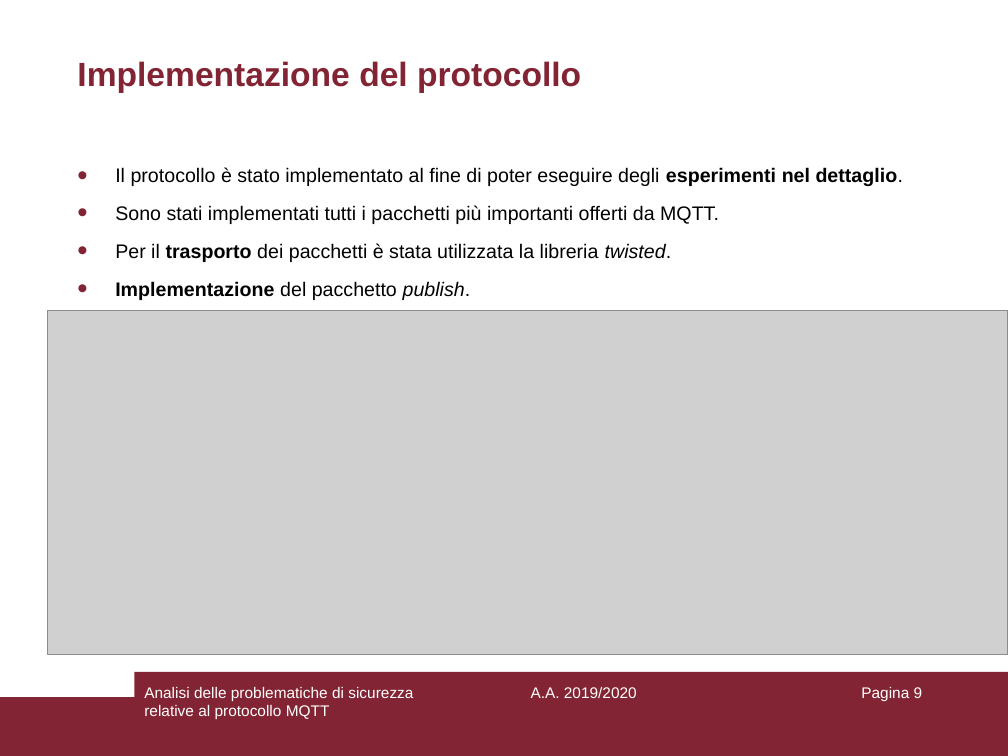
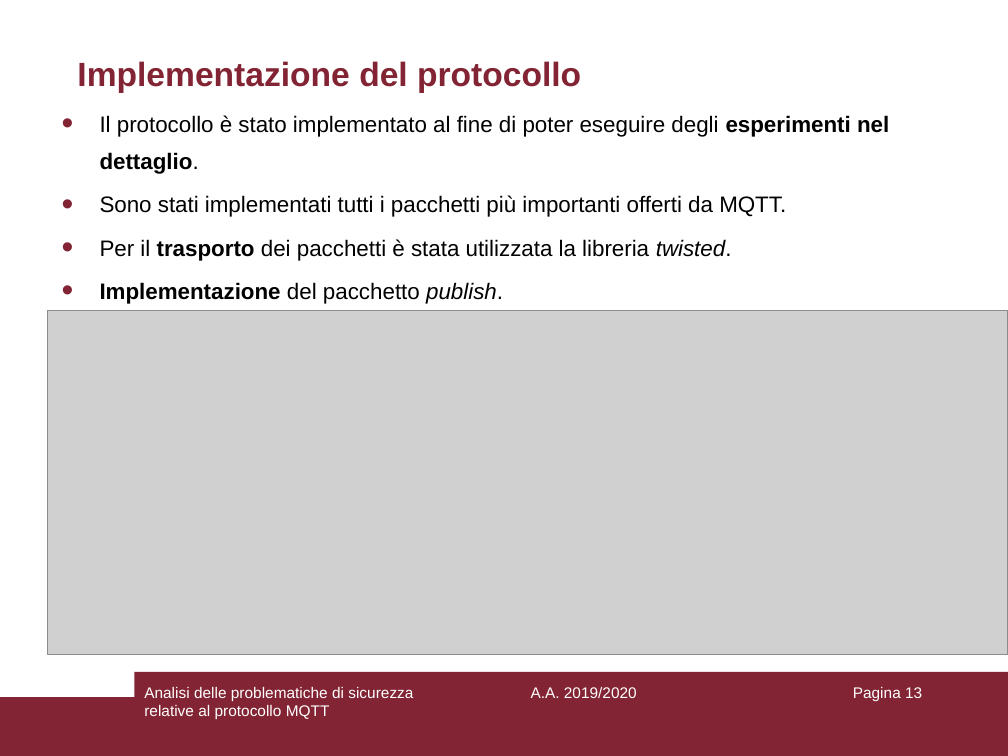
Before and after one commit to aedoardo/bachelor-degree-thesis, a slide deck: slide 13 of slides/Presentazione.ppt (slide 9 before the commit). Drawn at 1008x756 pixels with LibreOffice and Linux fonts; fonts in the diff are those of the drawing; grey boxes stand for pictures. Boxes give left, top, right and bottom in pixels: in the first picture for what was removed or moved away, otherwise in the second. Text is boxed around its words. In the diff, an @@ line names an element or a change of style, - is before the commit and + after.

```diff
--- a/slides/Presentazione.ppt
+++ b/slides/Presentazione.ppt
@@ text "Il protocollo è stato implementato ...": place and size @@
-text "Il protocollo è stato implementato ..." at bbox=[115, 167, 903, 300]
+text "Il protocollo è stato implementato ..." at bbox=[100, 115, 889, 304]
@@ text "Il protocollo è stato implementato ..." at bbox=[100, 115, 889, 304]: size 14 to 16 pt @@
@@ page number at bbox=[853, 687, 922, 701]: text changed @@
-Pagina 9
+Pagina 13
```
Also in this commit, not shown: 12 other slides changed, 7 slides added.
